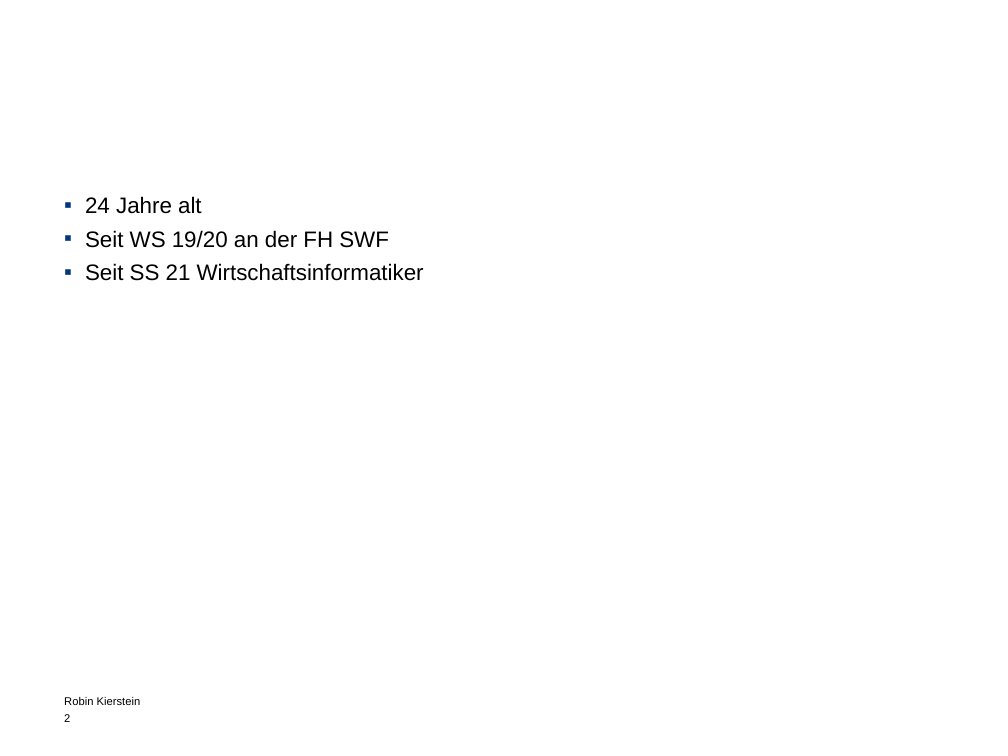
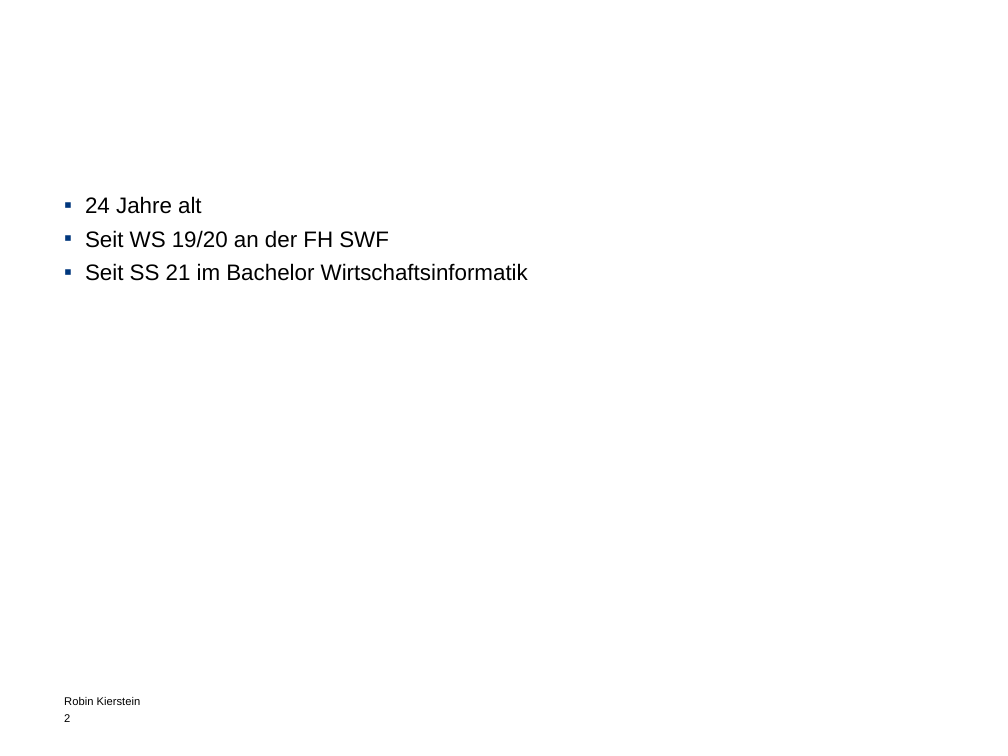
Before and after one commit to Debkou/Weorkshop, a slide deck: slide 2 of Führung Folien Robin.pptx. Drawn at 1008x756 pixels with LibreOffice and Linux fonts; fonts in the diff are those of the drawing; background and template pictures are left out. Boxes give left, top, right and bottom in pixels: in the first picture for what was removed or moved away, otherwise in the second. Text is boxed around its words. In the diff, an @@ line names an element or a change of style, - is before the commit and + after.

```diff
--- a/Führung Folien Robin.pptx
+++ b/Führung Folien Robin.pptx
@@ text at (85,263,528,281): text changed @@
-▪ Seit SS 21 Wirtschaftsinformatiker
+▪ Seit SS 21 im Bachelor Wirtschaftsinformatik
```
Also in this commit, not shown: 2 other slides changed, 1 other file.
